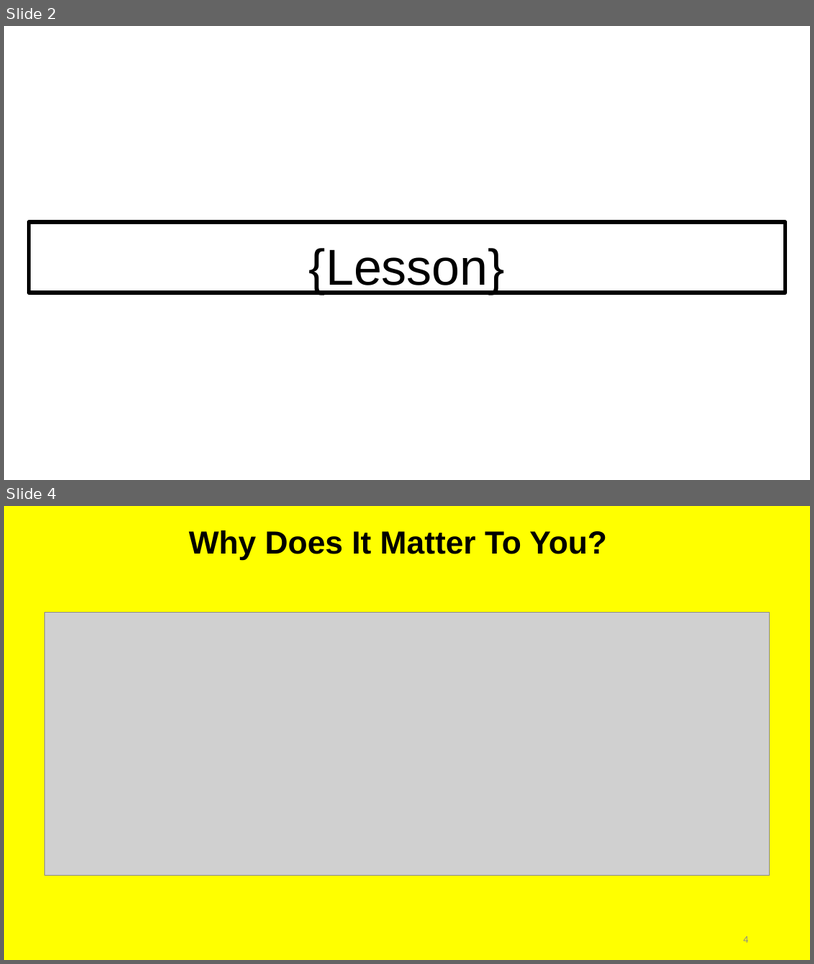
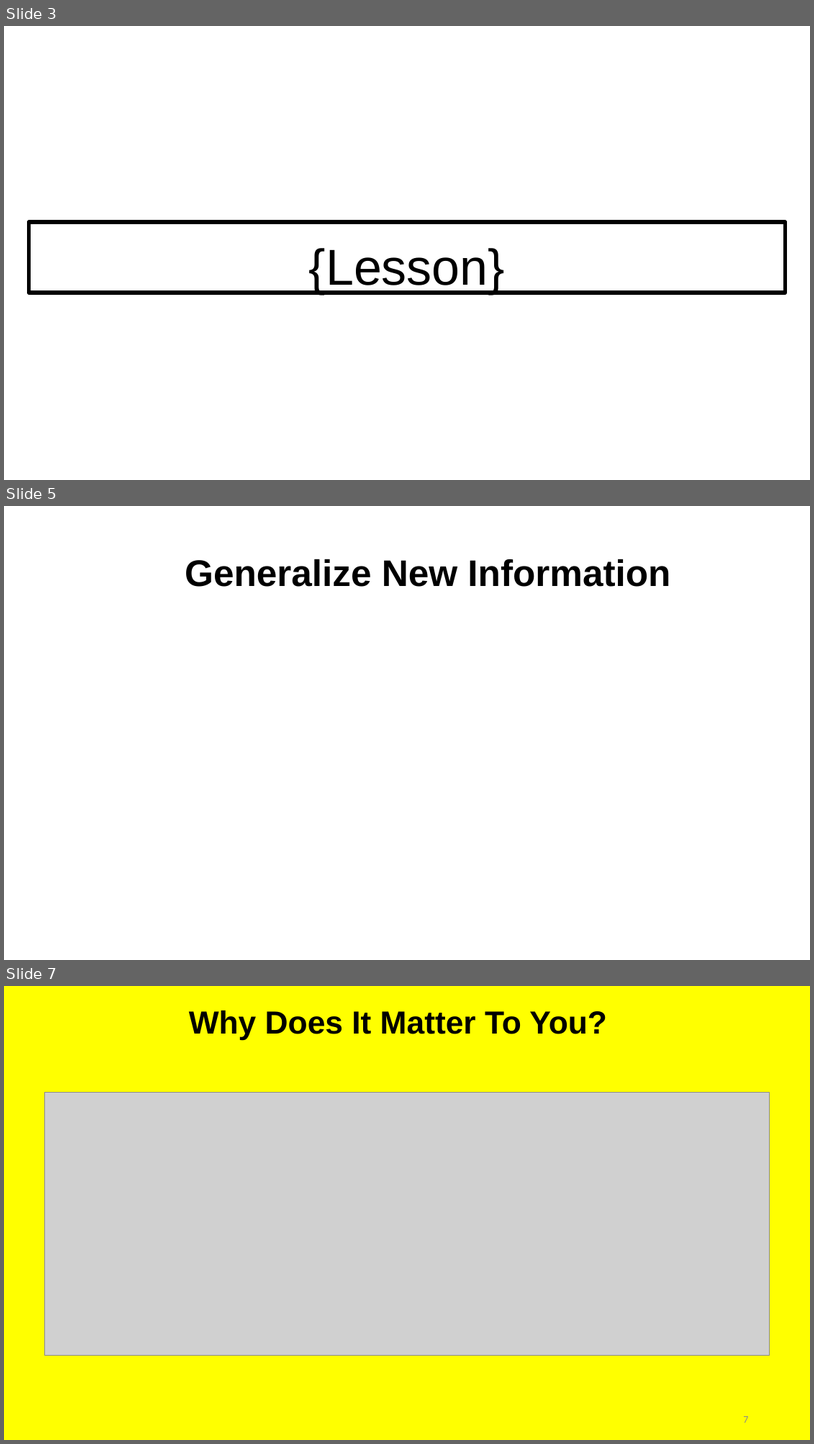
Before and after one commit to irregularchat/Counter_Malign_Information_Training, a slide deck: Counter_Malign_Information/4-Implement-For_Instructors/Lesson_Plans/Lesson_05-Identify_Misinformation/Audio_Visual-Identify_Misinformation/Lesson_Slide-LESSON_NAME.pptx. Shown one above the other, each under a label of ours: slides 2 and 4 before the commit, slides 3, 5 and 7 after it; the slides between them are not shown. The pictures are 814x964 and 814x1444 pixels, drawn with LibreOffice and Linux fonts; fonts in the diff are those of the drawing; grey boxes stand for pictures. Boxes give left, top, right and bottom in pixels: in the first picture for what was removed or moved away, otherwise in the second. Text is boxed around its words. In the diff, an @@ line names an element or a change of style, - is before the commit and + after.

```diff
--- a/Counter_Malign_Information/4-Implement-For_Instructors/Lesson_Plans/Lesson_05-Identify_Misinformation/Audio_Visual-Identify_Misinformation/Lesson_Slide-LESSON_NAME.pptx
+++ b/Counter_Malign_Information/4-Implement-For_Instructors/Lesson_Plans/Lesson_05-Identify_Misinformation/Audio_Visual-Identify_Misinformation/Lesson_Slide-LESSON_NAME.pptx
@@ slide 5 added at (x1=4, y1=506, x2=810, y2=960), background #FFFFFF @@
@@ title added at (x1=185, y1=559, x2=671, y2=587), 44 pt, text #000000, bold @@
+Generalize New Information
@@ what was slide 2 is now slide 3 @@
@@ what was slide 4 is now slide 7 @@
@@ page number at (x1=743, y1=1416, x2=748, y2=1422): text changed @@
-4
+7
```
Also in this commit, not shown: 3 other slides added, 1 slide removed, 9 other files.
